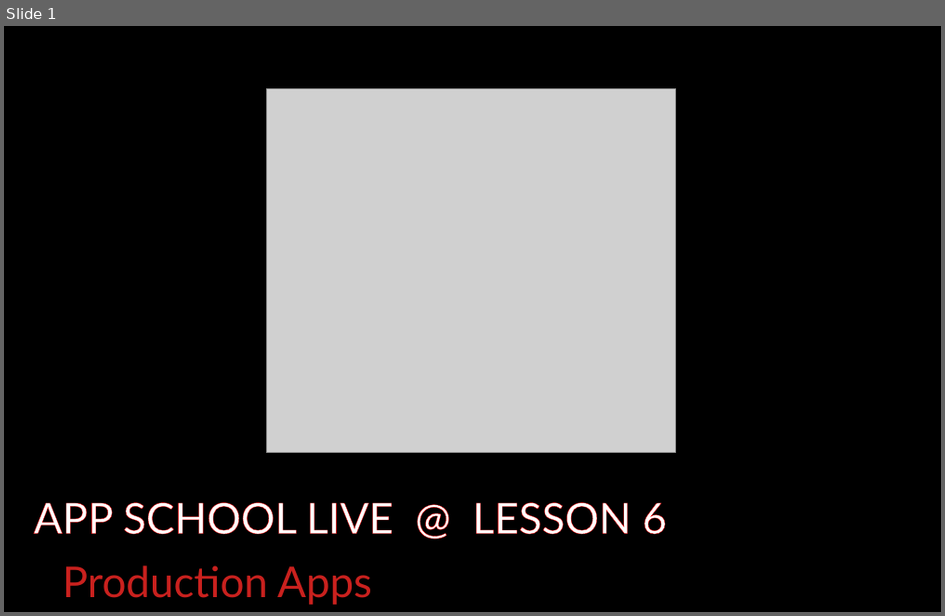
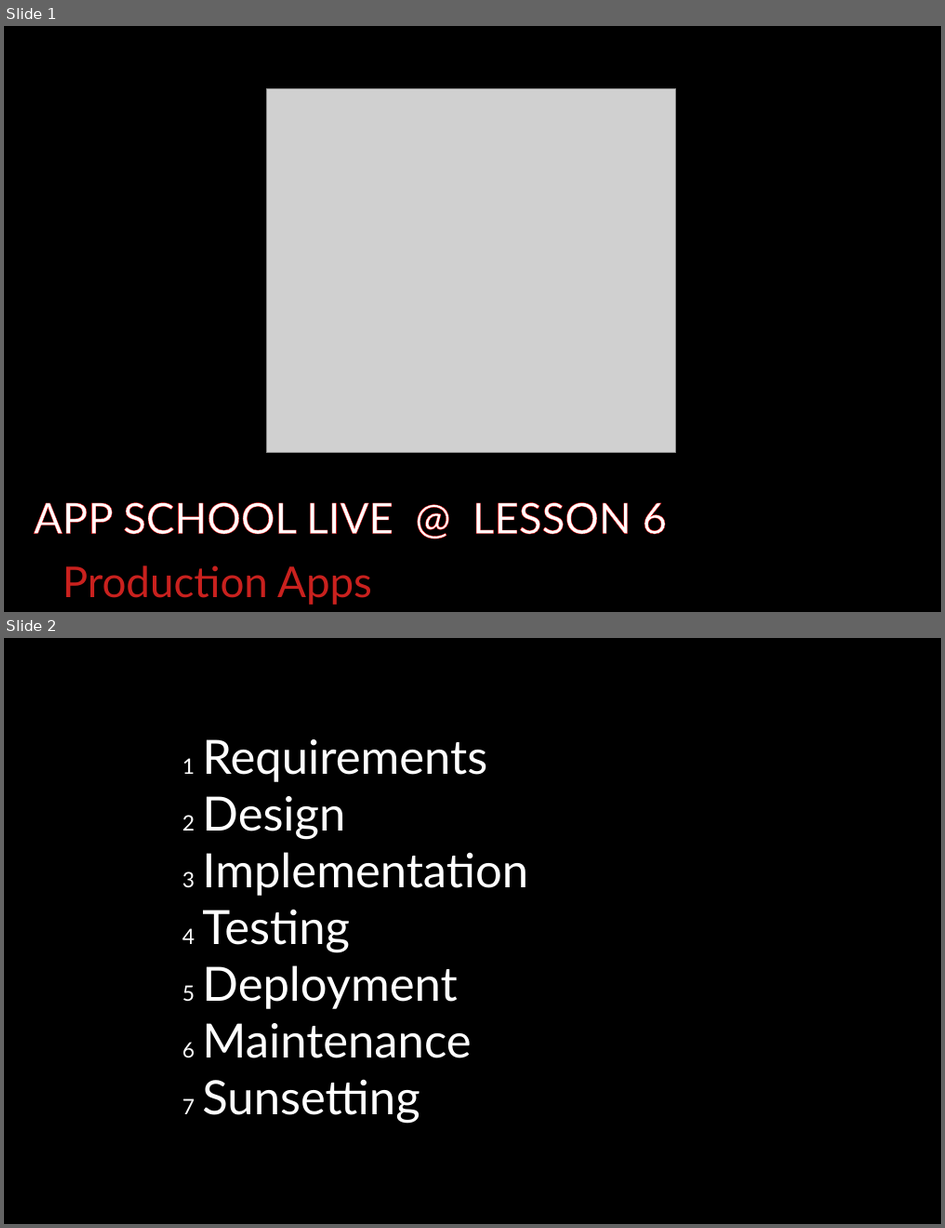
Before and after one commit to sigilante/curriculum, a slide deck: asl-2022.7/lesson6.odp. Shown one above the other, each under a label of ours: slide 1 before the commit, slides 1 and 2 after it. The pictures are 945x616 and 945x1228 pixels, drawn with LibreOffice and Linux fonts; fonts in the diff are those of the drawing; grey boxes stand for pictures. Boxes give left, top, right and bottom in pixels: in the first picture for what was removed or moved away, otherwise in the second. Text is boxed around its words. In the diff, an @@ line names an element or a change of style, - is before the commit and + after.

```diff
--- a/asl-2022.7/lesson6.odp
+++ b/asl-2022.7/lesson6.odp
@@ slide 2 added at [4, 638, 941, 1224], background #000000 @@
@@ text added at [202, 739, 529, 1123], 40 pt, text #FFFFFF @@
+1 Requirements
+2 Design
+3 Implementation
+4 Testing
+5 Deployment
+6 Maintenance
+7 Sunsetting
```
Also in this commit, not shown: 1 other slide added, 19 other files.
